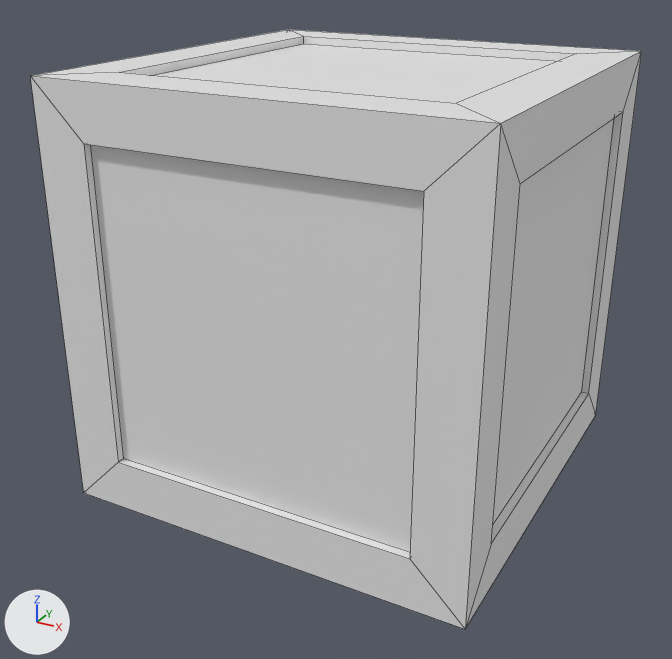
The FBX model Assets/Meshes/Props/WoodBox.fbx: old version first, new version second.
Both versions are drawn from a 50 mm lens placed at (-21.65, -9.5, 7.89), pointed at (-26.67, -0.38, 3.33). Every picture has the same lights, and +X, +Y and +Z are marked at lower left. Mesh edges are drawn as thin lines. Where no turn or scale is listed for an object, it has been applied to the vertices.

The first picture shows 'WoodBox'.
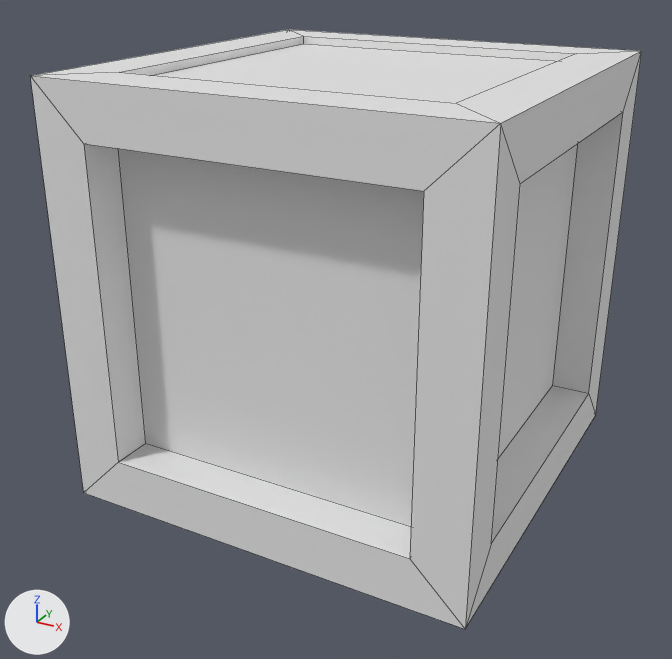
The newer file is also turned or shifted as a whole; pictures and numbers use the older file's frame.

What differs and where, as boxes [x1, y1, x2, y2] in the pictures (672 x 659 px; the box of a moved part takes in the faces that stretch with it):
part 1 of me_cube_003, moved or reshaped: [491, 112, 623, 543] in both
part 2 of me_cube_003, moved or reshaped: [84, 144, 424, 559] in both

The change in detail:
me_cube_003 has 56 vertices, 54 faces and spans x -2.5..2.5, y -2.5..2.5, z -2.5..2.5.
me_cube_003 is used by ob_woodbox; location (-26.54, 0.0, 3.95).
me_cube_003 part 1: all 4 vertices in x 2.4, y -1.88..1.88, z -1.88..1.88 are moved by (-0.4, 0.0, 0.0).
me_cube_003 part 2: all 4 vertices in x -1.88..1.88, y -2.4, z -1.87..1.88 are moved by (0.0, 0.4, 0.0).
